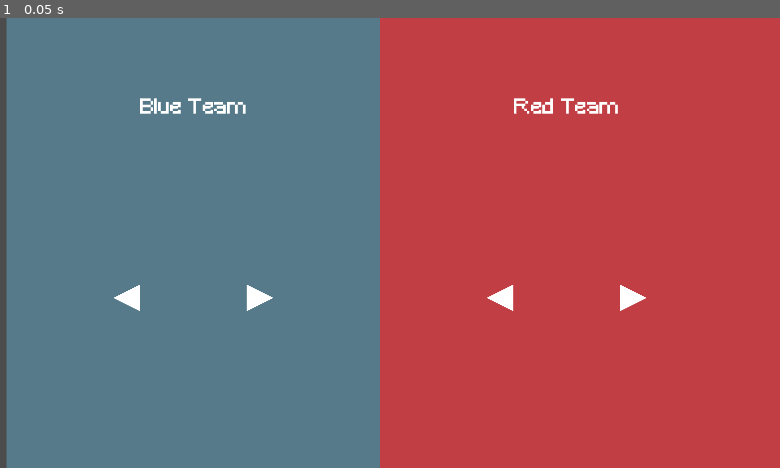
Above: before the commit, frame 1.
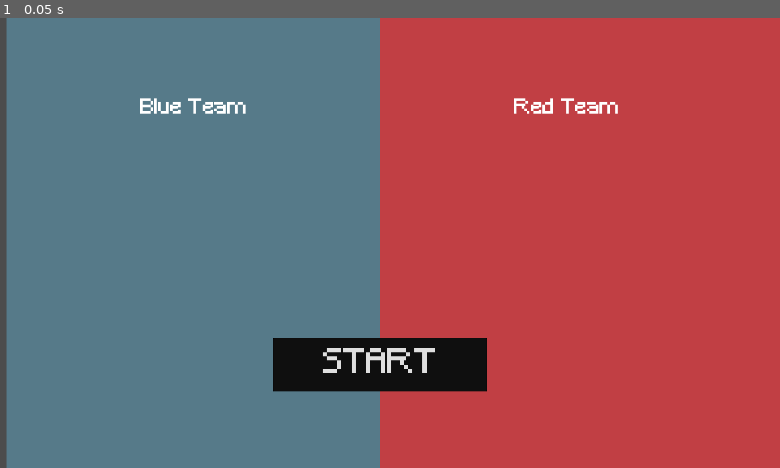
Above: after the commit, the same moment.

Repository: dizmerly/chaoticFootball
Game: Godot game, scene res://scenes/character_selection_panel.tscn
Same seed, same stepped clock (60 frames per second), same inputs: the game is played once before the commit and once after it. This scene is started directly instead of the project's main scene.
Inputs:
- Up to frame 1 (0.05 s): no input

The runs differ from the first frame. In frame 1, 3.7% of the frame differs, in the area x 14-83%, y 59-84%.

Commit message:
working on character selection faeture

Diff:
--- a/chaotic-football/scenes/character_selection_panel.tscn
+++ b/chaotic-football/scenes/character_selection_panel.tscn
@@ -66,10 +66,10 @@
 anchor_top = 0.5
 anchor_right = 0.26700002
 anchor_bottom = 0.5
-offset_left = -256.64
-offset_top = -284.0
-offset_right = 255.35999
-offset_bottom = 164.0
+offset_left = -128.64001
+offset_top = -220.0
+offset_right = 383.36
+offset_bottom = 228.0
 grow_vertical = 2
 
 [node name="blue_image" type="TextureRect" parent="blue_portrait" unique_id=322010295]
@@ -96,29 +96,24 @@
 expand_mode = 1
 stretch_mode = 5
 
-[node name="left_blue" type="Polygon2D" parent="." unique_id=100599249]
-position = Vector2(384, 704)
-rotation = 3.1415925
-scale = Vector2(0.5, 0.5)
-antialiased = true
-polygon = PackedVector2Array(0, 0, 0, 128, 0, 128, 128, 64, 63.222412, 31.611206)
+[node name="Start Button" type="Button" parent="." unique_id=1874217099]
+layout_mode = 0
+offset_left = 704.0
+offset_top = 768.0
+offset_right = 1216.0
+offset_bottom = 896.0
+theme_override_fonts/font = ExtResource("1_3t7nf")
+theme_override_font_sizes/font_size = 80
+text = "START"
 
-[node name="right_blue" type="Polygon2D" parent="." unique_id=1959315418]
-position = Vector2(640, 640)
-scale = Vector2(0.5, 0.5)
-antialiased = true
-polygon = PackedVector2Array(0, 0, 0, 128, 0, 128, 128, 64, 63.222412, 31.611206)
+[node name="ColorRect" type="ColorRect" parent="Start Button" unique_id=1721147027]
+show_behind_parent = true
+layout_mode = 0
+offset_right = 512.0
+offset_bottom = 128.0
+color = Color(0, 0, 0, 1)
 
-[node name="left_red" type="Polygon2D" parent="." unique_id=908625283]
-position = Vector2(1280, 704)
-rotation = 3.1415927
-scale = Vector2(0.5, 0.49999988)
-antialiased = true
-polygon = PackedVector2Array(0, 0, 0, 128, 128, 64, 63.222412, 31.611206)
-
-[node name="right_red" type="Polygon2D" parent="." unique_id=953170141]
-position = Vector2(1536, 640)
-scale = Vector2(0.5, 0.5)
-antialiased = true
-invert_border = 584.0
-polygon = PackedVector2Array(0, 0, 0, 128, 128, 64, 63.222412, 31.611206)
+[node name="left_blue" type="TextureButton" parent="." unique_id=1482073240]
+layout_mode = 0
+offset_right = 64.0
+offset_bottom = 64.0
--- a/chaotic-football/scripts/character_selection_panel.gd
+++ b/chaotic-football/scripts/character_selection_panel.gd
@@ -7,14 +7,14 @@
 @onready var red_image: TextureRect = $red_portrait/red_image
 
 #UI Buttons
-@onready var left_blue: Polygon2D = $left_blue
-@onready var right_blue: Polygon2D = $right_blue
-@onready var left_red: Polygon2D = $left_red
-@onready var right_red: Polygon2D = $right_red
+
+
 
 var blue_index: int
 var red_index: int
 
+
+signal character_selected(controller_id: int, spritesheet_path: String)
 
 
 const CHARACTERS = [
@@ -42,9 +42,34 @@
 	pass
 
 func load_image(image_index: int, team_color: String) -> void:
+	if image_index < 0 or image_index > CHARACTERS.size():
+		push_error("Invalid character index, %d" % image_index)
+		return
+	var character = CHARACTERS[image_index]
+	var portrait: Texture2D = character["portrait"]
+
 	if team_color == "blue":
-		pass
+		blue_image.texture = portrait
 	elif team_color == "red":
-		pass
+		red_image.texture = portrait
 	else:
-		print("Invalid team name")
+		push_error("Invalid team color %s" % team_color)
+
+func confirm_selection(controller_id: int, image_index: int) -> void:
+	if image_index < 0 or image_index >= CHARACTERS.size():
+		push_error("Invalid character index: %d" % image_index)
+		return
+
+	character_selected.emit(
+		controller_id,
+		CHARACTERS[image_index]["spritesheet"]
+	)
+
+func _unhandled_input(event: InputEvent) -> void:
+	if event is InputEventJoypadButton:
+		if event.button_index == JOY_BUTTON_A and event.pressed:
+			var controller_id := event.device
+			if controller_id == 0:
+				confirm_selection(controller_id, blue_index)
+			elif controller_id == 1:
+				confirm_selection(controller_id, red_index)
Binary file added: chaotic-football/assets/SoccerGame/ui_assets/ArrowButton.png
Not shown, added: chaotic-football/assets/SoccerGame/ui_assets/ArrowButton.png.import
